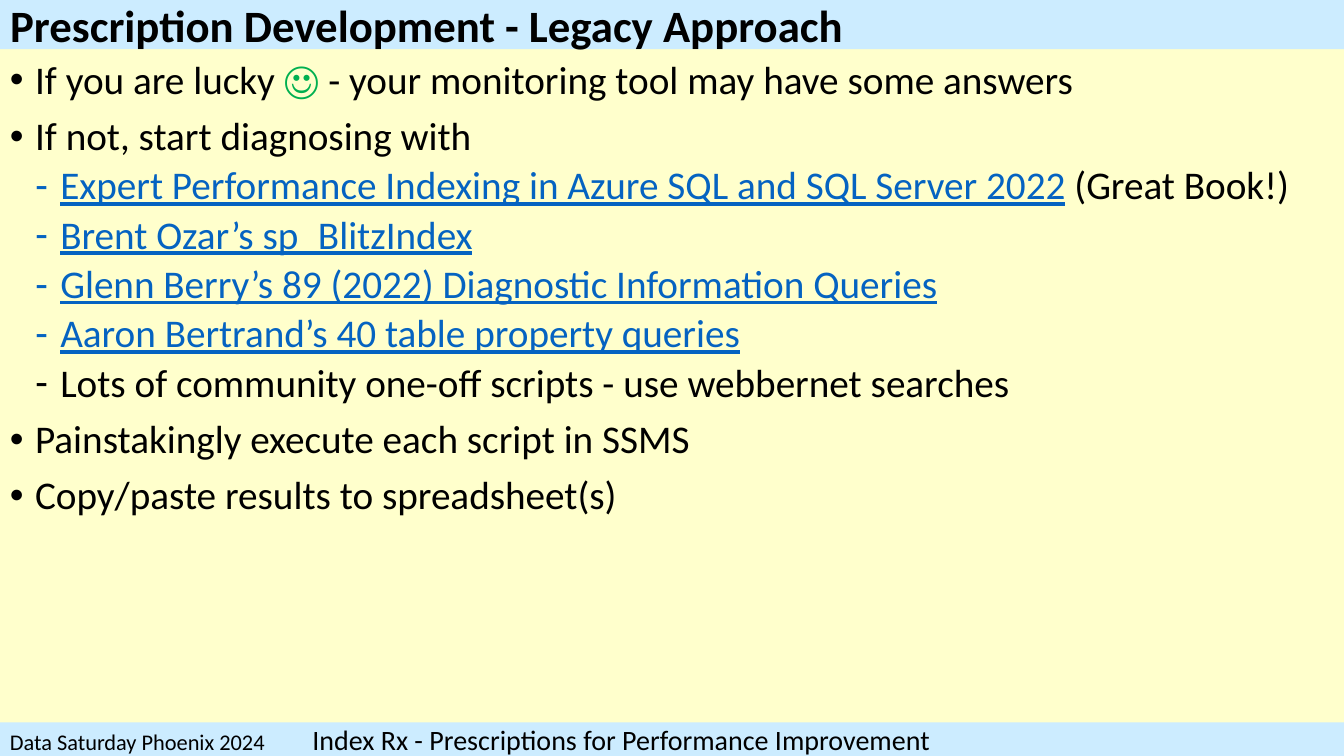
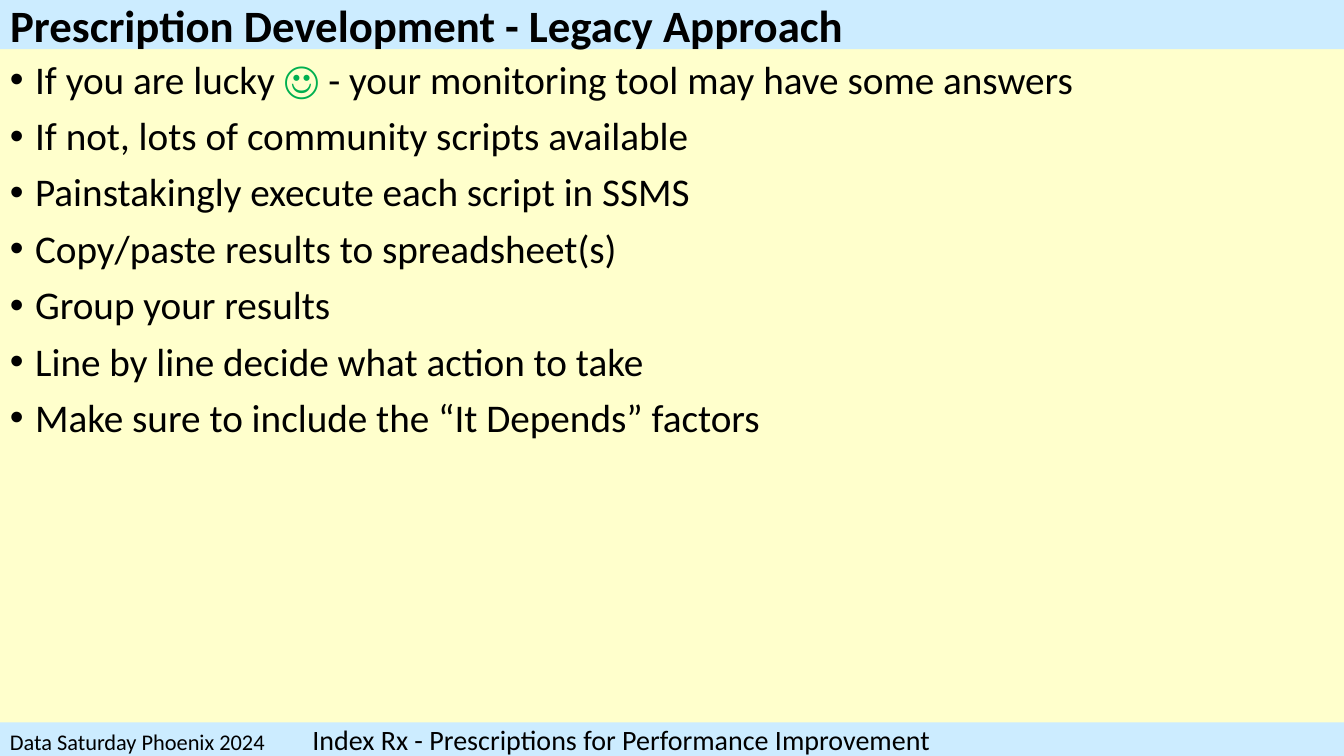
Before and after one commit to SQLXL/SQLXL, a slide deck: slide 29 of SQLXL_Index.pptx (slide 35 before the commit). Drawn at 1344x756 pixels with LibreOffice and Linux fonts; fonts in the diff are those of the drawing. Boxes give left, top, right and bottom in pixels: in the first picture for what was removed or moved away, otherwise in the second. Text is boxed around its words. In the diff, an @@ line names an element or a change of style, - is before the commit and + after.

```diff
--- a/SQLXL_Index.pptx
+++ b/SQLXL_Index.pptx
@@ text at (35,122,688,157): text changed; text colour #0563C1 to #000000 @@
-• If not, start diagnosing with
-  ‐ Expert Performance Indexing in Azure SQL and SQL Server 2022 (Great Book!)
-  ‐ Brent Ozar’s sp_BlitzIndex
-  ‐ Glenn Berry’s 89 (2022) Diagnostic Information Queries
-  ‐ Aaron Bertrand’s 40 table property queries
-  ‐ Lots of community one-off scripts - use webbernet searches
+• If not, lots of community scripts available
@@ text at (35,291,760,439): paragraphs added @@
+• Group your results
+• Line by line decide what action to take
+• Make sure to include the “It Depends” factors
```
Also in this commit, not shown: 44 other slides changed, 1 slide added, 10 slides removed, 1 other file.
